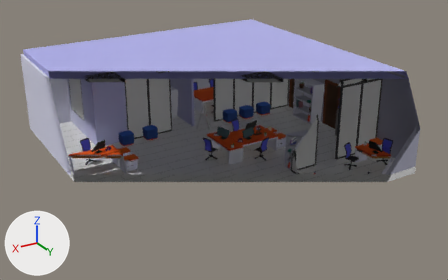
An edit to the FBX model Assets/Models/Office.fbx, drawn before and after from the same camera.
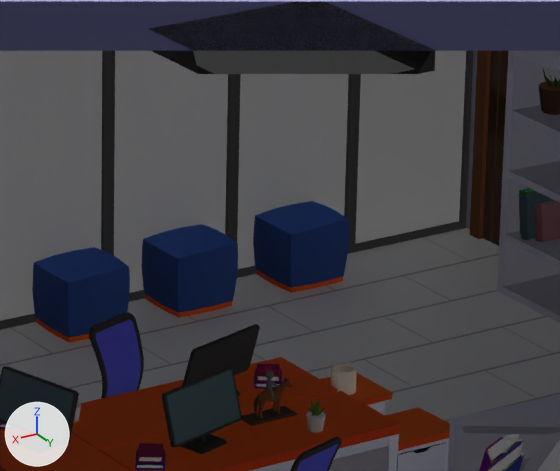
Old and new are each drawn whole from a 50 mm camera at (5.13, 12.96, 9.05) aimed at (-5.23, -4.3, 0.42) and again close up on the part from 49% to 68% of the width and 25% to 51% of the height. Arrows for +X, +Y and +Z are at lower left; the lights stay in place. Everything nearer to the camera than a plane just in front of the edit is cut away. Where no turn or scale is listed for an object, it has been applied to the vertices.

Names of what the first close-up shows: 'DeskWithPc.009', 'DeskWithPc.010', 'DeskWithPc.011', 'Door.010', 'Floor.001', 'Roof', 'Seating.001', 'Seating.002', 'Seating.003', 'Shelf.002', 'Shelf.003', 'WindowedWalls'.
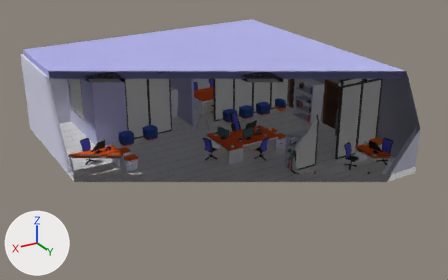
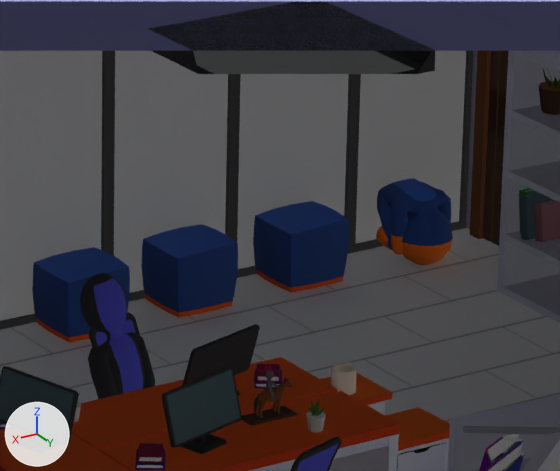
Boxes [x1, y1, x2, y2] around the edits, measured in the close-ups (560 x 471 px):
'Stickman.012', added
    after: [80, 273, 155, 399]
'Stickman.009', added (blue)
    after: [376, 178, 453, 265]

What changed in the scene script:
```text
Add me_stickman_031:
    me_stickman_031.from_pydata(...)  # 786 vertices, 816 faces; spans x -0.273..0.213, y -0.228..0.459, z 0.297..1.175
    me_stickman_031.materials.append(mat_material)  # picture img_palette_png
Add me_stickman_033:
    me_stickman_033.from_pydata(...)  # 786 vertices, 816 faces; spans x -0.223..0.217, y -0.305..0.225, z -0.013..0.47
    me_stickman_033.materials.append(mat_material)  # picture img_palette_png
Add ob_stickman_012:
    ob_stickman_012 = bpy.data.objects.new('Stickman.012', me_stickman_031)
    ob_stickman_012.location = (-6.072, -4.847, -0.109)
Add ob_stickman_009:
    ob_stickman_009 = bpy.data.objects.new('Stickman.009', me_stickman_033)
    ob_stickman_009.location = (-9.389, -6.619, -0.004)
```
